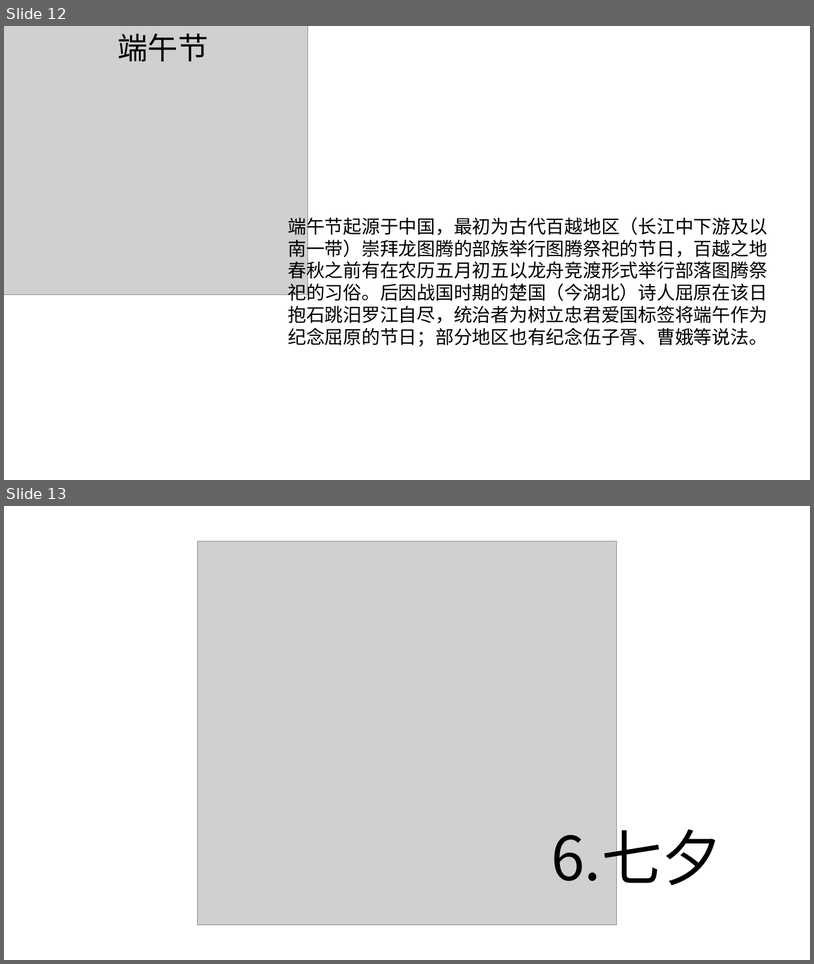
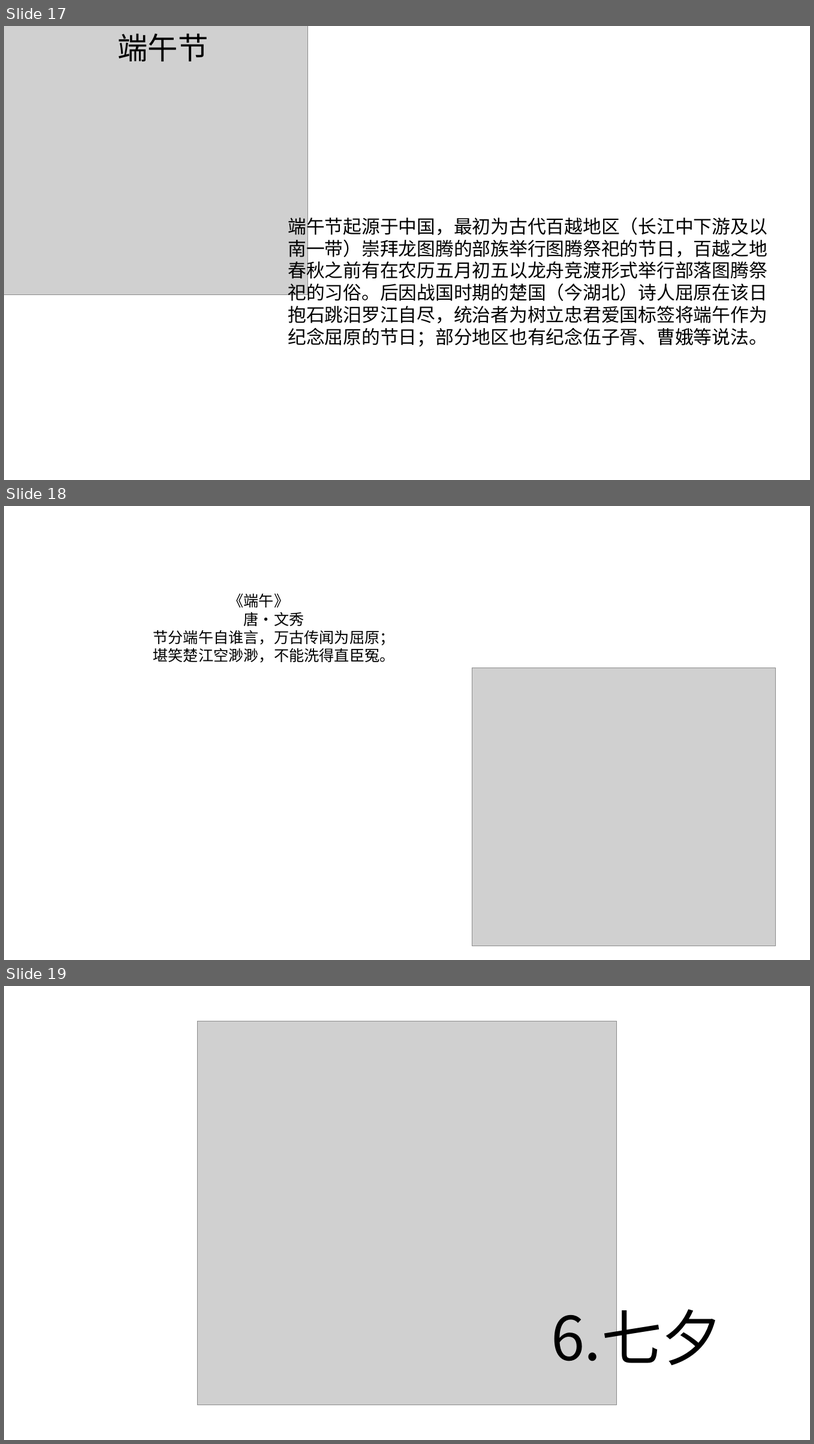
Before and after one commit to Eason2011/eason2011.github.io, a slide deck: docs/html/传统节日/中国传统节日.pptx. Shown one above the other, each under a label of ours: slides 12 and 13 before the commit, slides 17, 18 and 19 after it. The pictures are 814x964 and 814x1444 pixels, drawn with LibreOffice and Linux fonts; fonts in the diff are those of the drawing; grey boxes stand for pictures; background and template pictures are left out. Boxes give left, top, right and bottom in pixels: in the first picture for what was removed or moved away, otherwise in the second. Text is boxed around its words. In the diff, an @@ line names an element or a change of style, - is before the commit and + after.

```diff
--- a/docs/html/传统节日/中国传统节日.pptx
+++ b/docs/html/传统节日/中国传统节日.pptx
@@ slide 18 added at [4, 506, 810, 960], background #FFFFFF @@
@@ text added at [153, 594, 395, 663], 18 pt, text #000000 @@
+《端午》
+唐·文秀
+节分端午自谁言，万古传闻为屈原；
+堪笑楚江空渺渺，不能洗得直臣冤。
@@ picture added at [472, 668, 776, 946] @@
@@ what was slide 12 is now slide 17 @@
@@ what was slide 13 is now slide 19 @@
```
Also in this commit, not shown: 1 slide changed, 8 other slides added.
